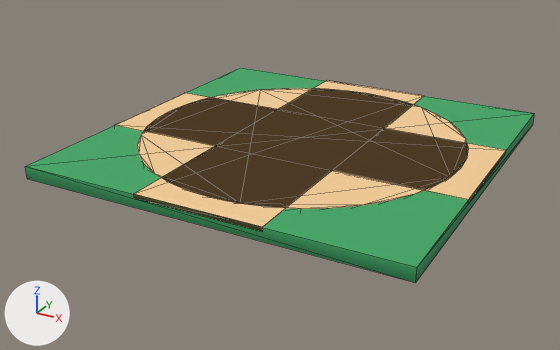
One commit to the glTF model modelos/parque/losetas/plaza_redonda.glb: the scene before it, then after it.
One viewpoint serves both versions: a 50 mm lens placed at (5.3, -10.37, 4.65), pointed at (-0.21, -0.35, -0.36). The axes (+X, +Y, +Z) are drawn at lower left. The lights are the same throughout. The first picture is the older version. Mesh edges are drawn as thin lines.

The scene before the commit, as lines of its bpy script (objects in view):
```python
me_plaza_redonda = bpy.data.meshes.new('plaza_redonda')
me_plaza_redonda.from_pydata(...)  # a box spanning x -3.0..3.0, y -3.0..3.0, z 0.0..0.2; a 40-sided cylinder along z spanning x -2.6..2.6, y -2.6..2.6, z 0.14..0.21; a box spanning x -1.0..1.0, y -3.0..3.0, z 0.14..0.21; a box spanning x -3.0..3.0, y -1.0..1.0, z 0.14..0.21
me_plaza_redonda.materials.append(mat_parque)
ob_plaza_redonda = bpy.data.objects.new('plaza_redonda', me_plaza_redonda)
ob_plaza_redonda.location = (0.0, 0.0, 0.0)
```
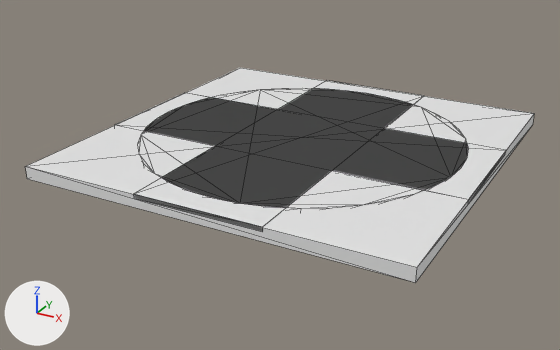
Boxes (x1, y1, x2, y2) around the edits, measured in the pictures (560 x 350 px):
'plaza_redonda', recoloured (lighter): (25, 68, 535, 283) in both

What the commit changed:
me_plaza_redonda has 104 vertices, 192 faces and spans x -3.0..3.0, y -3.0..3.0, z 0.0..0.21.
me_plaza_redonda no longer uses material mat_parque.
